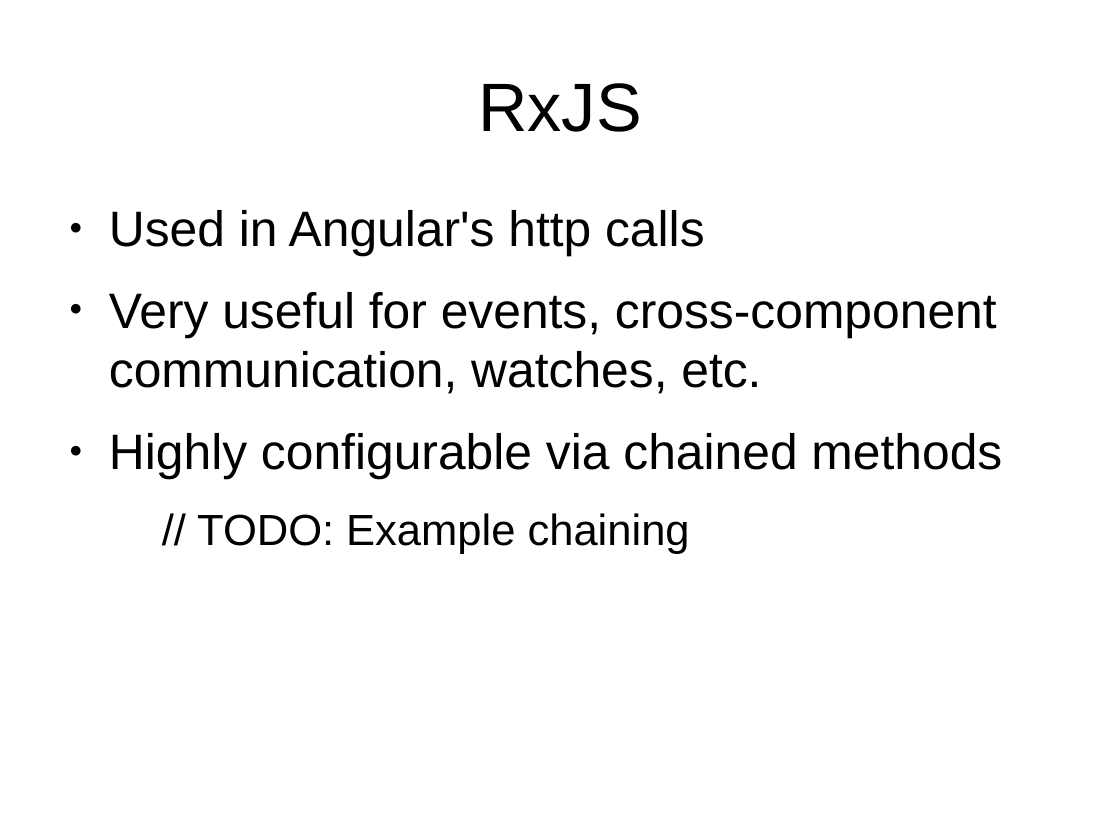
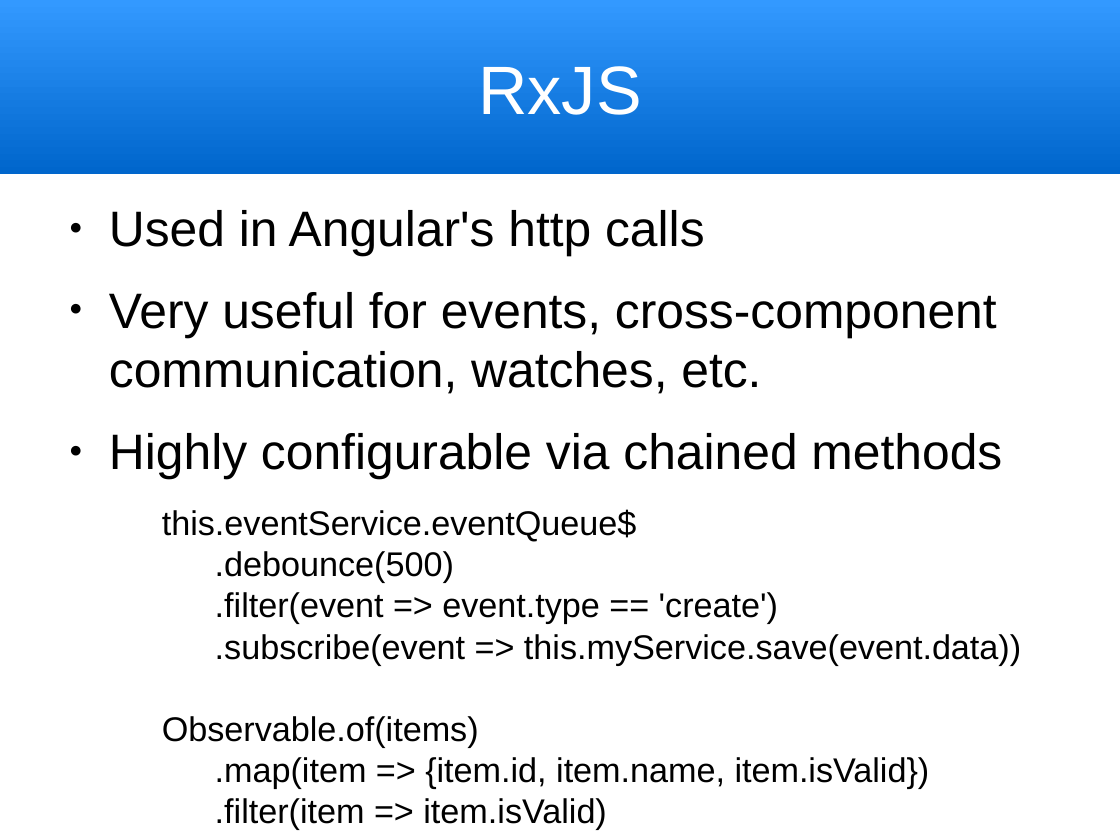
Before and after one commit to trognus/devcon2016, a slide deck: slide 8 of devconNg2.odp. Drawn at 1120x840 pixels with LibreOffice and Linux fonts; fonts in the diff are those of the drawing. Boxes give left, top, right and bottom in pixels: in the first picture for what was removed or moved away, otherwise in the second. Text is boxed around its words. In the diff, an @@ line names an element or a change of style, - is before the commit and + after.

```diff
--- a/devconNg2.odp
+++ b/devconNg2.odp
@@ title "RxJS": place and size @@
-title "RxJS" at [478, 83, 641, 132]
+title "RxJS" at [0, 0, 1120, 174]
@@ title "RxJS" at [0, 0, 1120, 174]: text colour #000000 to #FFFFFF; fill none to gradient #0066CC to #3399FF @@
@@ text at [162, 509, 1021, 788]: text changed; size 28 to 22 pt @@
-  // TODO: Example chaining
+  this.eventService.eventQueue$
+    .debounce(500)
+    .filter(event => event.type == 'create')
+    .subscribe(event => this.myService.save(event.data))
+  Observable.of(items)
+    .map(item => {item.id, item.name, item.isValid})
+    .filter(item => item.isValid)
```
Also in this commit, not shown: 17 other slides changed, 2 slides added, 1 slide removed.
